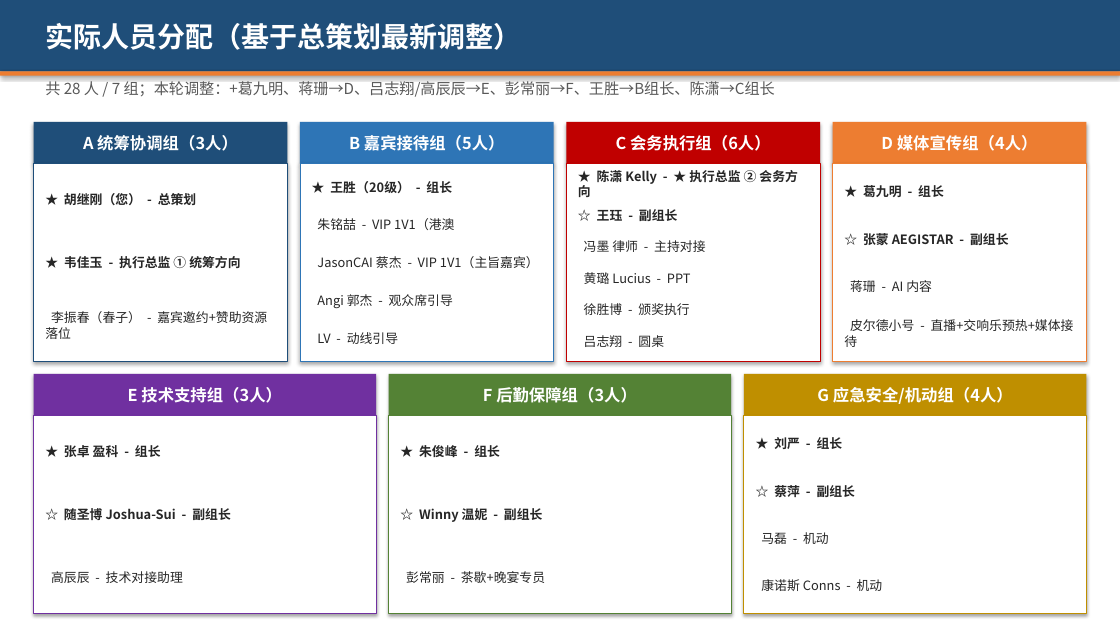
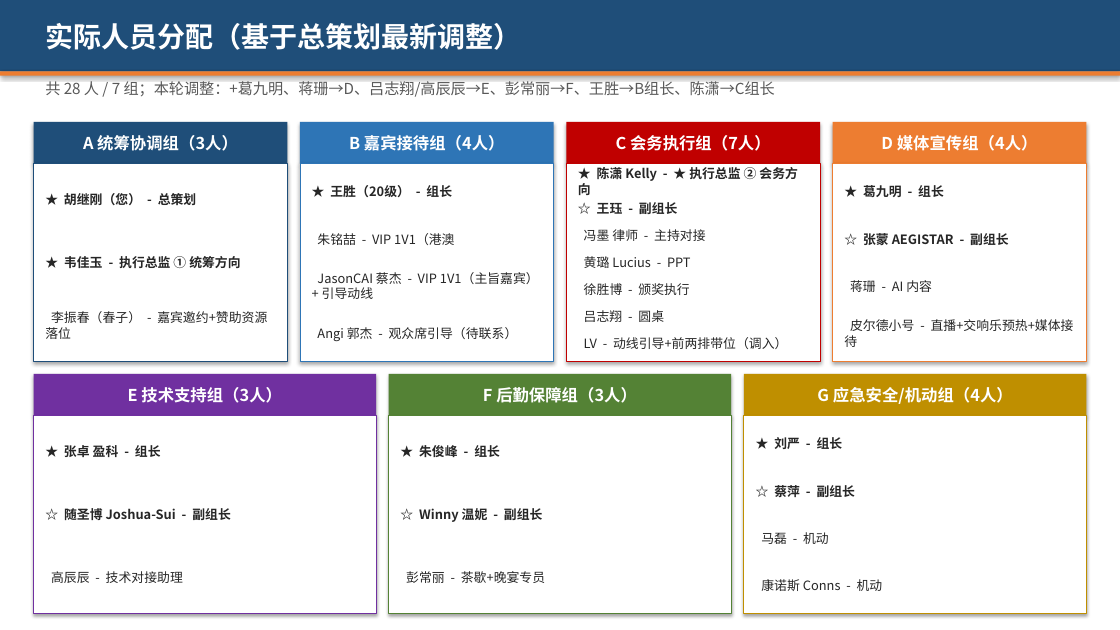
Before and after one commit to hujigang2010-maker/AIDEN, a slide deck: slide 13 of 2026峰会_志愿者分工方案.pptx. Drawn at 1120x630 pixels with LibreOffice and Linux fonts; fonts in the diff are those of the drawing. Boxes give left, top, right and bottom in pixels: in the first picture for what was removed or moved away, otherwise in the second. Text is boxed around its words. In the diff, an @@ line names an element or a change of style, - is before the commit and + after.

```diff
--- a/2026峰会_志愿者分工方案.pptx
+++ b/2026峰会_志愿者分工方案.pptx
@@ text in rectangle at [349, 135, 505, 151]: text changed @@
-B 嘉宾接待组（5人）
+B 嘉宾接待组（4人）
@@ text in rectangle at [616, 135, 771, 151]: text changed @@
-C 会务执行组（6人）
+C 会务执行组（7人）
@@ text "★ 王胜（20级） - 组长": place and size @@
-text "★ 王胜（20级） - 组长" at [330, 181, 452, 193]
+text "★ 王胜（20级） - 组长" at [330, 185, 452, 197]
@@ text "☆ 王珏 - 副组长": place and size @@
-text "☆ 王珏 - 副组长" at [597, 209, 678, 221]
+text "☆ 王珏 - 副组长" at [597, 202, 678, 214]
@@ text "朱铭喆 - VIP 1V1（港澳": place and size @@
-text "朱铭喆 - VIP 1V1（港澳" at [317, 218, 454, 230]
+text "朱铭喆 - VIP 1V1（港澳" at [317, 233, 454, 245]
@@ text "冯墨 律师 - 主持对接": place and size @@
-text "冯墨 律师 - 主持对接" at [584, 240, 705, 252]
+text "冯墨 律师 - 主持对接" at [584, 229, 705, 241]
@@ text "黄璐 Lucius - PPT": place and size @@
-text "黄璐 Lucius - PPT" at [584, 272, 691, 284]
+text "黄璐 Lucius - PPT" at [584, 256, 691, 268]
@@ text at [317, 272, 539, 299]: text changed @@
-JasonCAI 蔡杰 - VIP 1V1（主旨嘉宾）
+JasonCAI 蔡杰 - VIP 1V1（主旨嘉宾）+ 引导动线
@@ text "徐胜博 - 颁奖执行": place and size @@
-text "徐胜博 - 颁奖执行" at [584, 303, 689, 315]
+text "徐胜博 - 颁奖执行" at [584, 283, 689, 295]
@@ text at [317, 327, 518, 341]: text changed @@
-Angi 郭杰 - 观众席引导
+Angi 郭杰 - 观众席引导（待联系）
@@ text "吕志翔 - 圆桌": place and size @@
-text "吕志翔 - 圆桌" at [584, 335, 664, 347]
+text "吕志翔 - 圆桌" at [584, 310, 664, 322]
@@ text at [584, 337, 787, 349]: text changed @@
-LV - 动线引导
+LV - 动线引导+前两排带位（调入）
```
Also in this commit, not shown: 4 other slides changed, 3 slides added, 2 other files.
